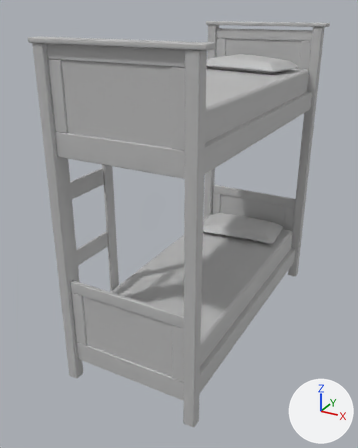
An edit to the FBX model Two States/Assets/Meshes/bed_bunk.fbx, drawn before and after from the same camera.
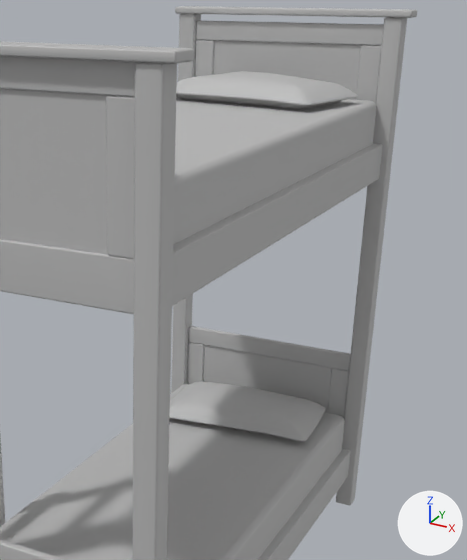
Old and new are each drawn whole from a camera (50 mm lens) standing at (1.58, -3.3, 2.49) and looking at (-0.13, -0.19, 0.93) and again close up on the part from 32% to 99% of the width and 4% to 68% of the height. The lights are fixed; the arrows at lower right show +X, +Y and +Z. Where no turn or scale is listed for an object, it has been applied to the vertices.

In view in the first close-up: 'bed_bunk'.
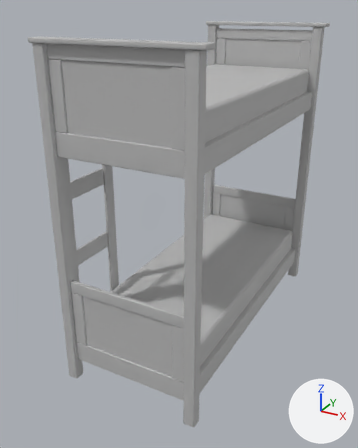
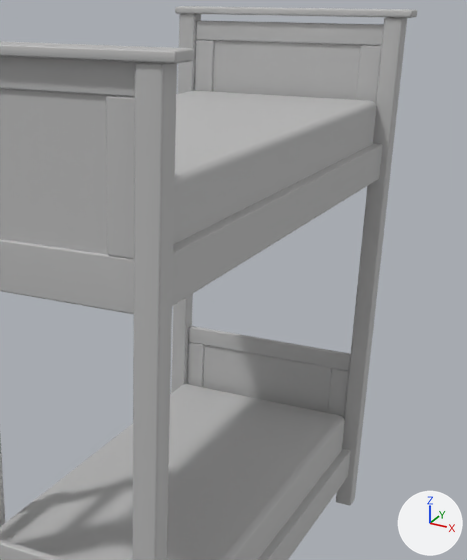
Commit message: Removed pillows from beds
Removed pillows from beds plus additional carpet mesh

The change, as a list of edits to the scene's bpy script:
```text
Change me_mesh:
    where me_mesh.from_pydata(...)  # 1700 vertices, 3208 faces; spans x -0.54..0.54, y -1.16..1.16, z 0.0..2.36
    used by ob_bed_bunk; location = (0.0, 0.0, 0.0)
    me_mesh part 1: the loose piece of 258 vertices spanning x -0.4..0.4, y 0.51..1.06, z 1.99..2.11 is deleted
    me_mesh part 2: the loose piece of 258 vertices spanning x -0.38..0.38, y 0.56..1.05, z 0.49..0.61 is deleted
```

What differs and where, as boxes [x1, y1, x2, y2] in the close-ups (467 x 560 px):
part 1 of me_mesh, deleted
    before: [176, 71, 358, 109]
part 2 of me_mesh, deleted
    before: [170, 381, 326, 441]
